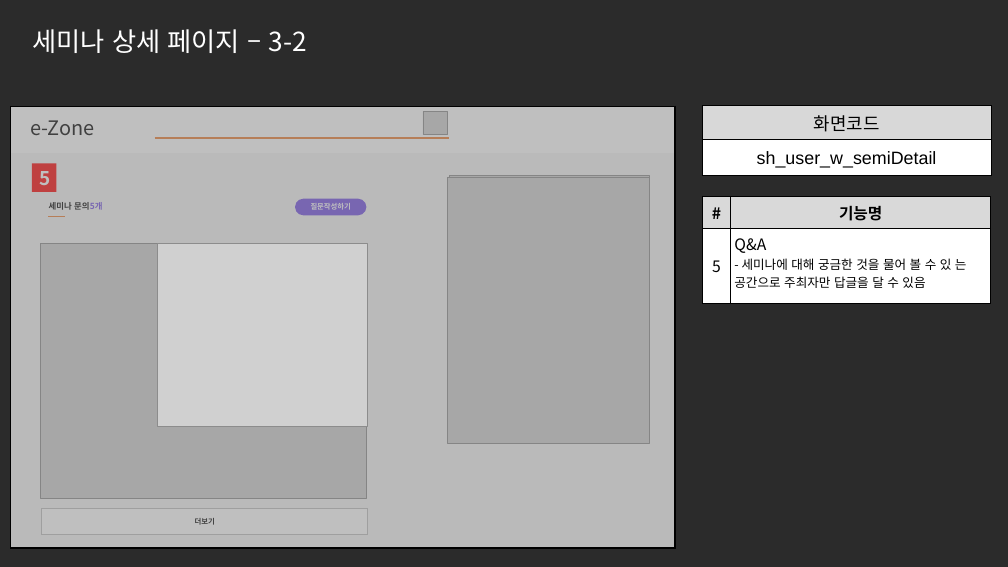
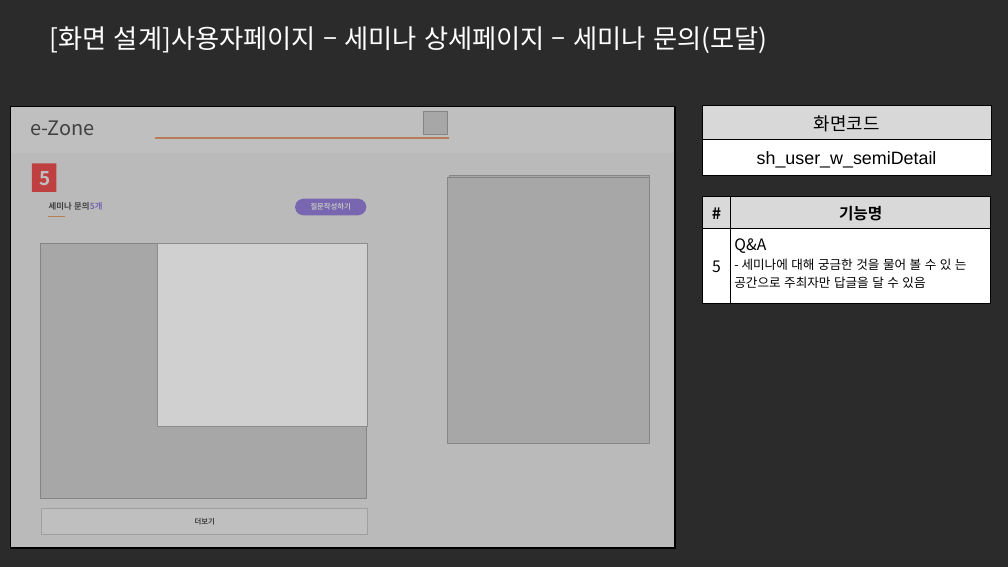
Before and after one commit to ezenteam2/e-Zone, a slide deck: slide 5 of 0 발표용 파워포인트/project05 - 파워포인트 종합 - 서희.pptx. Drawn at 1008x567 pixels with LibreOffice and Linux fonts; fonts in the diff are those of the drawing; grey boxes stand for pictures; background and template pictures are left out; a plain dark background stands for a picture behind light text. Boxes give left, top, right and bottom in pixels: in the first picture for what was removed or moved away, otherwise in the second. Text is boxed around its words. In the diff, an @@ line names an element or a change of style, - is before the commit and + after.

```diff
--- a/0 발표용 파워포인트/project05 - 파워포인트 종합 - 서희.pptx
+++ b/0 발표용 파워포인트/project05 - 파워포인트 종합 - 서희.pptx
@@ text at [50,26,767,53]: text changed @@
-세미나 상세 페이지 – 3-2
+[화면 설계]사용자페이지 – 세미나 상세페이지 – 세미나 문의(모달)
```
Also in this commit, not shown: 28 other slides changed, 1 slide removed.
